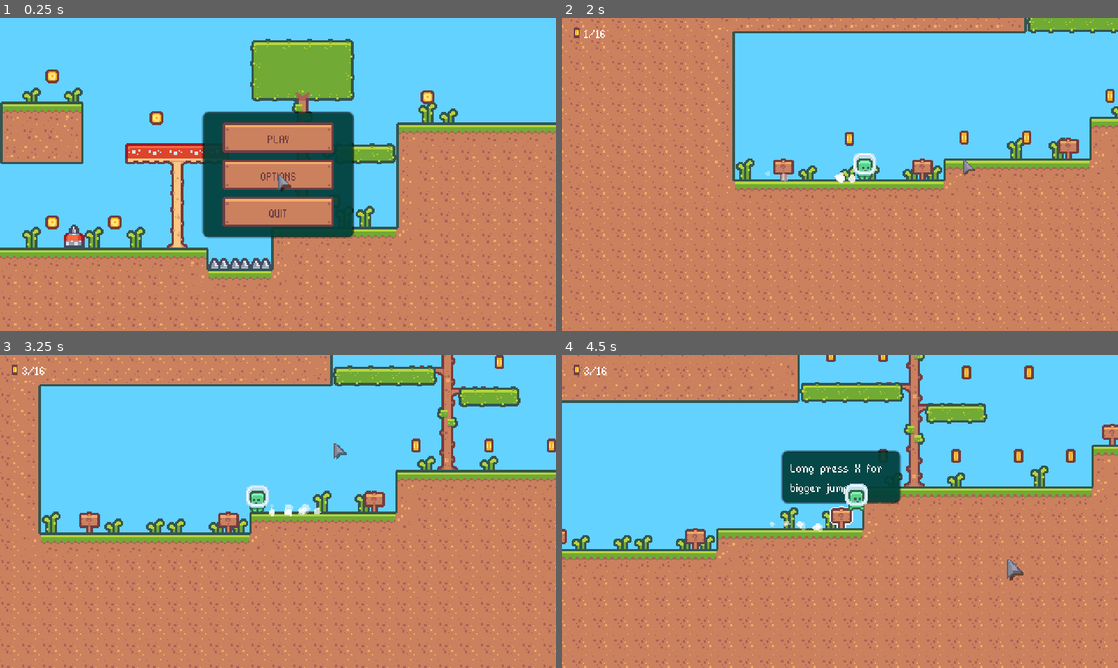
Above: before the commit, frames 1-4 (two rows, left to right).
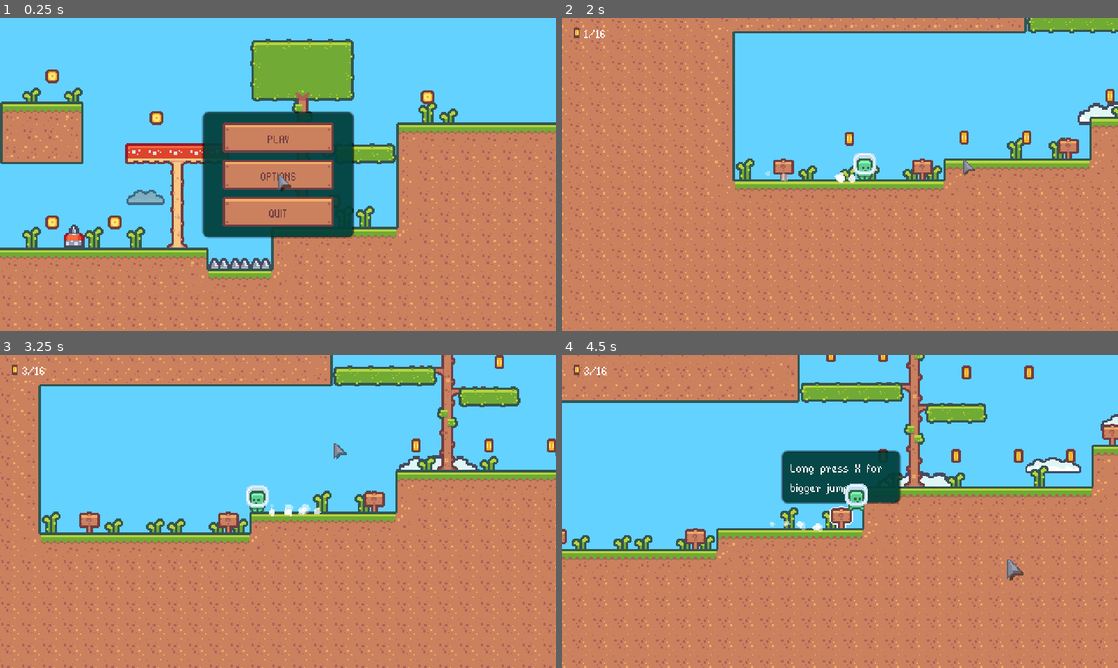
Above: after the commit, the same moments.

Repository: betofloresbaca/Platrush
Game: Godot game, scene res://scenes/ui/main_menu.tscn
Same seed, same stepped clock (60 frames per second), same inputs: the game is played once before the commit and once after it.
Inputs (mouse positions are in pixels of both pictures, inside the frame that each line leads up to):
- Up to frame 1 (0.25 s): no input
- Up to frame 2 (2 s): click "PLAY" at 0.5 s; move the mouse to (962, 158) at 1.27 s; hold Right (move_right) from 1.28 s (still down); click (962, 158) at 1.35 s; tap Space (jump) at 1.52 s
- Up to frame 3 (3.25 s): move the mouse to (166, 527) at 2.02 s; tap Shift (dash) at 2.1 s; tap Space (jump) at 2.27 s; move the mouse to (333, 442) at 2.77 s; release Right (move_right) at 2.78 s; hold Left (move_left) from 2.78 s (still down); click (333, 442) at 2.85 s
- Up to frame 4 (4.5 s): tap X at 3.5, 4.25 s; move the mouse to (812, 574) at 3.52 s; release Left (move_left) at 3.53 s; hold Right (move_right) from 3.53 s (still down); tap Shift (dash) at 3.6 s; tap Space (jump) at 3.77 s; move the mouse to (1006, 558) at 4.27 s; click (1006, 558) at 4.35 s

The runs differ from the first frame. In frame 1, 0.3% of the frame differs, in the area x 22-30%, y 54-60%; in frame 2, 0.3%; in frame 3, 0.3%; in frame 4, 0.7%, in the area x 60-100%, y 18-42%.

Commit message:
Increase amount of clouds

Diff:
--- a/scenes/elements/clouds.tscn
+++ b/scenes/elements/clouds.tscn
@@ -44,7 +44,7 @@
 
 [node name="GPUParticles2D" type="GPUParticles2D" parent="."]
 material = SubResource("CanvasItemMaterial_yxtq7")
-amount = 10
+amount = 20
 process_material = SubResource("ParticleProcessMaterial_lxmg5")
 texture = ExtResource("1_ukvdo")
 lifetime = 20.0
